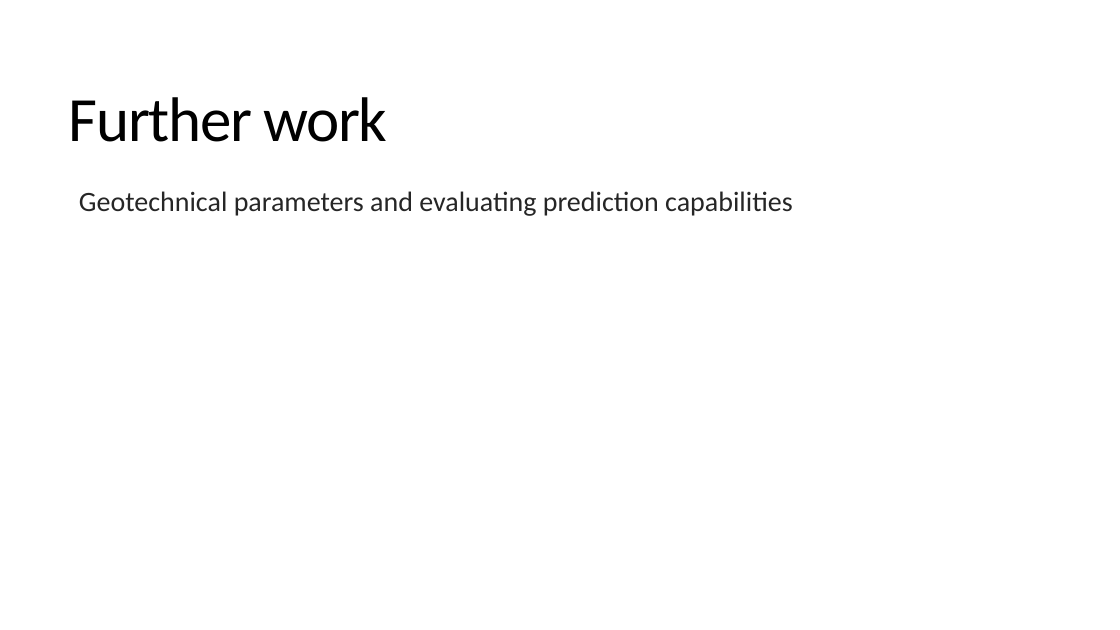
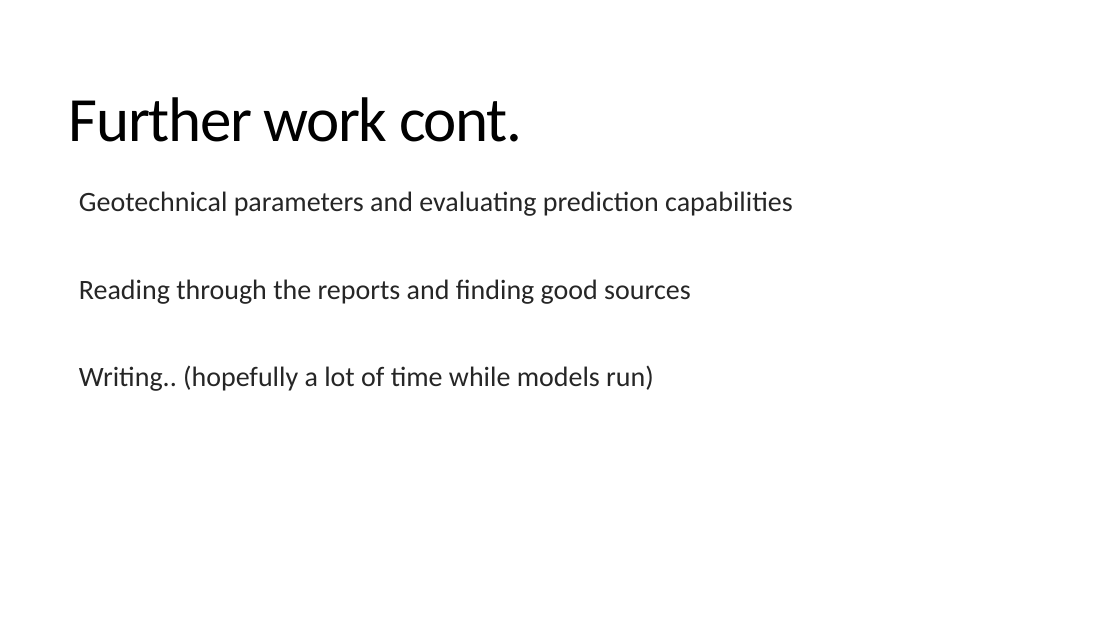
Before and after one commit to sjurmsc/MSC2023, a slide deck: slide 14 of Meeting Presentations/03.11.2022_General_meeting.pptx. Drawn at 1120x630 pixels with LibreOffice and Linux fonts; fonts in the diff are those of the drawing. Boxes give left, top, right and bottom in pixels: in the first picture for what was removed or moved away, otherwise in the second. Text is boxed around its words. In the diff, an @@ line names an element or a change of style, - is before the commit and + after.

Commit message:
PP save

```diff
--- a/Meeting Presentations/03.11.2022_General_meeting.pptx
+++ b/Meeting Presentations/03.11.2022_General_meeting.pptx
@@ title at [69,97,522,142]: text changed @@
-Further work
+Further work cont.
@@ text at [79,279,690,391]: paragraphs added @@
+  Reading through the reports and finding good sources
+  Writing.. (hopefully a lot of time while models run)
```
